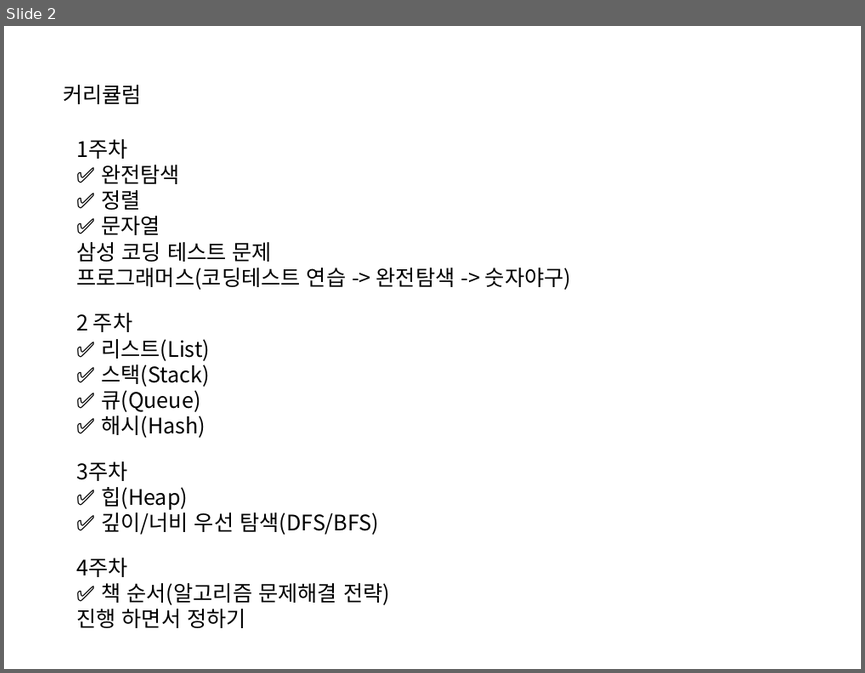
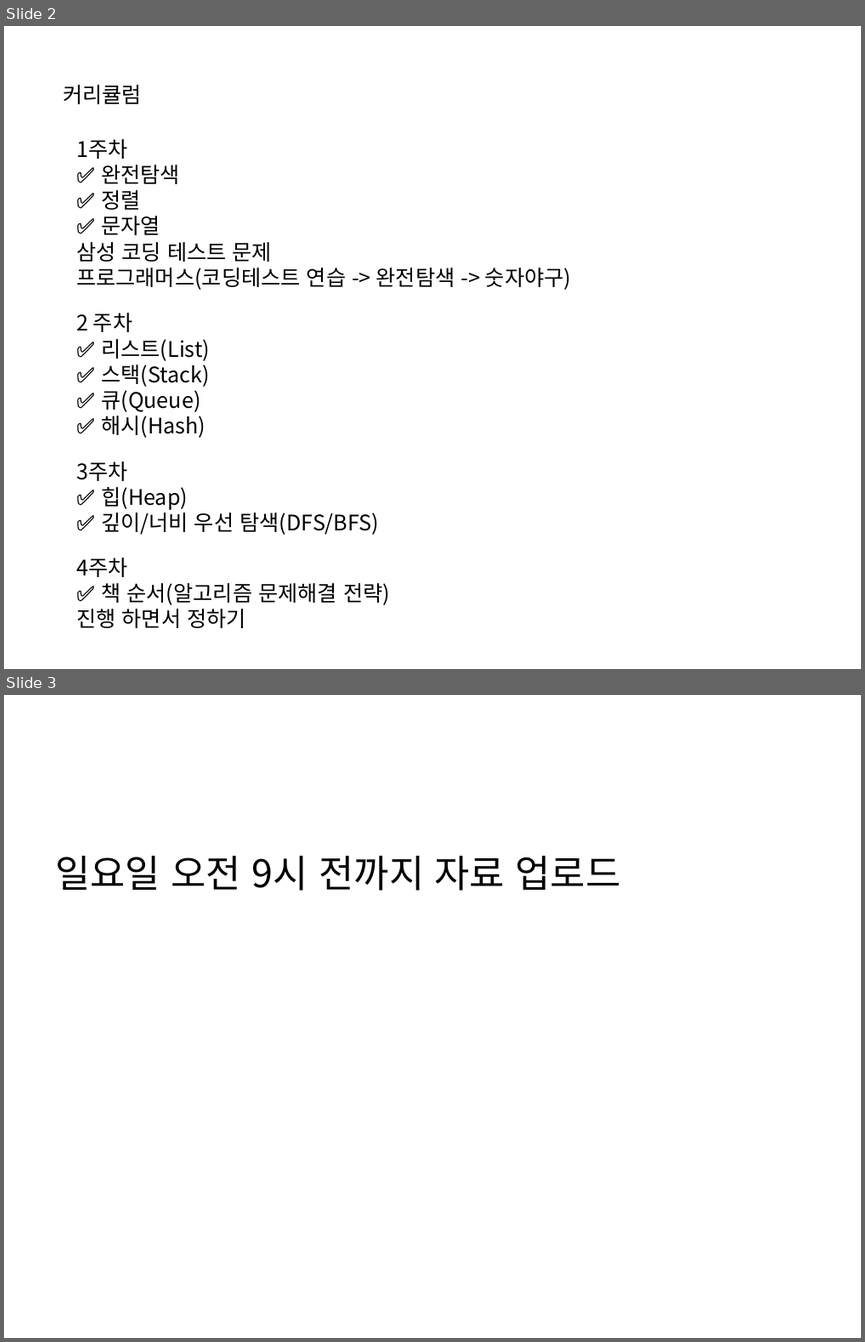
Before and after one commit to Smart-IoT-Lab/study-for-algorithm, a slide deck: 스터디_계획.pptx. Shown one above the other, each under a label of ours: slide 2 before the commit, slides 2 and 3 after it. The pictures are 865x673 and 865x1342 pixels, drawn with LibreOffice and Linux fonts; fonts in the diff are those of the drawing. Boxes give left, top, right and bottom in pixels: in the first picture for what was removed or moved away, otherwise in the second. Text is boxed around its words. In the diff, an @@ line names an element or a change of style, - is before the commit and + after.

```diff
--- a/스터디_계획.pptx
+++ b/스터디_계획.pptx
@@ slide 3 added at (x1=4, y1=695, x2=861, y2=1338), background #FFFFFF @@
@@ text added at (x1=55, y1=856, x2=621, y2=891), 32 pt, text #000000 @@
+일요일 오전 9시 전까지 자료 업로드
```
Also in this commit, not shown: 1 slide removed.
